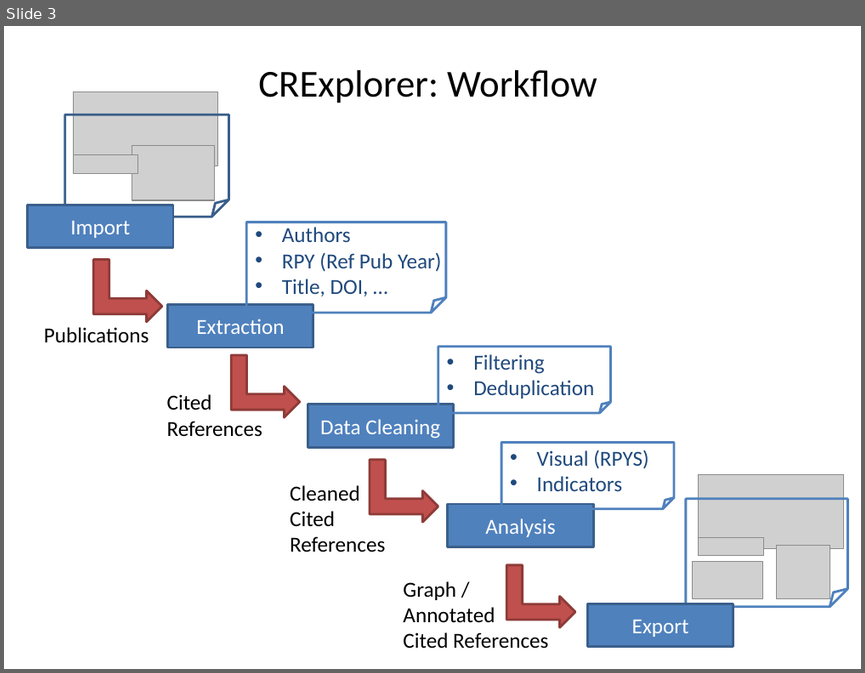
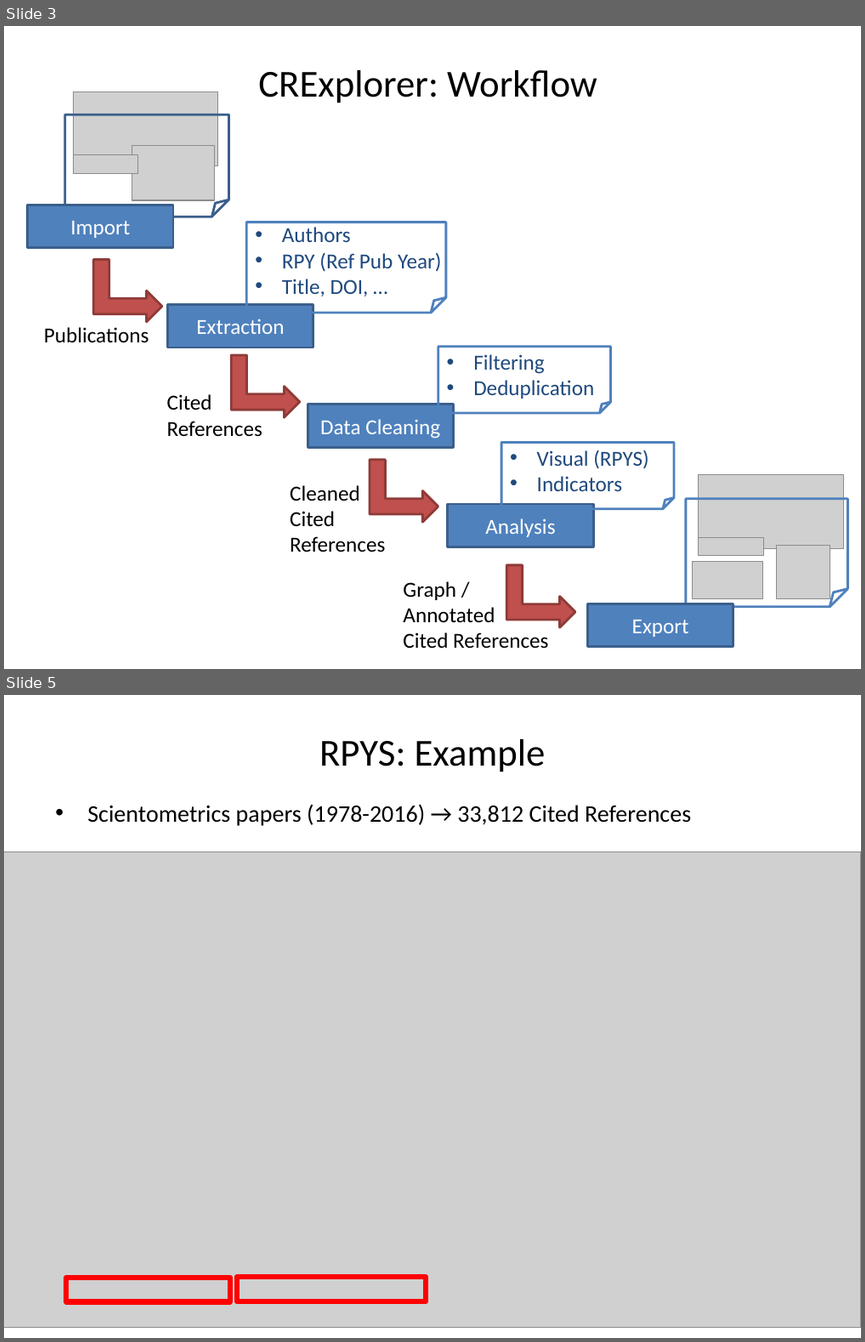
Before and after one commit to andreas-thor/cre, a slide deck: docs/slides/cre_overview.pptx. Shown one above the other, each under a label of ours: slide 3 before the commit, slides 3 and 5 after it; the slides between them are not shown. The pictures are 865x673 and 865x1342 pixels, drawn with LibreOffice and Linux fonts; fonts in the diff are those of the drawing; grey boxes stand for pictures. Boxes give left, top, right and bottom in pixels: in the first picture for what was removed or moved away, otherwise in the second. Text is boxed around its words. In the diff, an @@ line names an element or a change of style, - is before the commit and + after.

```diff
--- a/docs/slides/cre_overview.pptx
+++ b/docs/slides/cre_overview.pptx
@@ slide 5 added at <box>4,695,861,1338</box>, background #FFFFFF @@
@@ title added at <box>319,739,545,772</box>, 32 pt, text #000000 @@
+RPYS: Example
@@ text added at <box>87,804,691,826</box>, 20 pt, text #000000 @@
+• Scientometrics papers (1978-2016) → 33,812 Cited References
@@ picture added at <box>4,851,861,1327</box> @@
@@ rectangle added at <box>67,1276,230,1302</box>, outline #FF0000 4.5 pt @@
@@ rectangle added at <box>237,1276,426,1302</box>, outline #FF0000 4.5 pt @@
```
Also in this commit, not shown: 4 slides changed, 4 other slides added, 2 other files.
